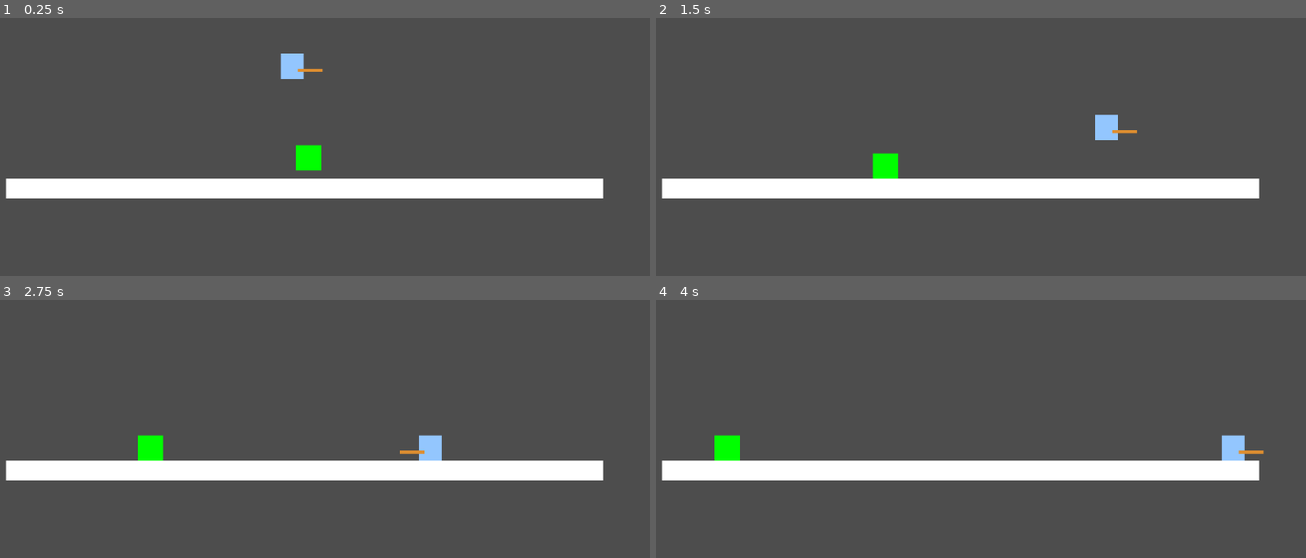
Above: before the commit, frames 1-4 (two rows, left to right).
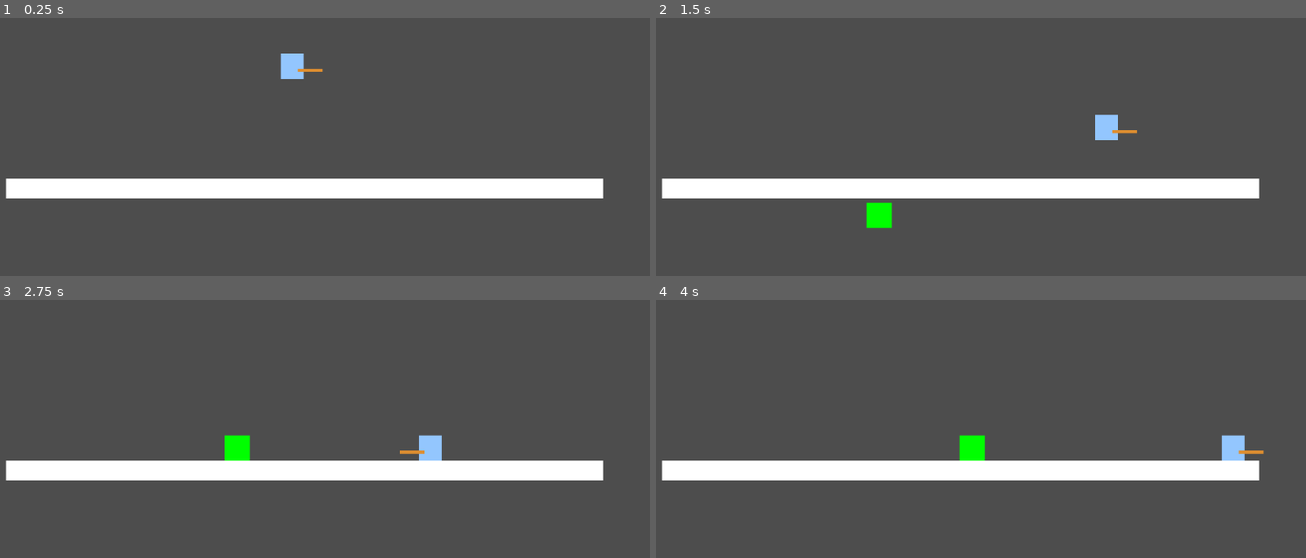
Above: after the commit, the same moments.

Repository: mlan225/NetherDeeper
Game: Godot game, scene res://scenes/dev_room.tscn
The game is run twice, just before and just after one commit, with the same random seed, the same clock (stepped at 60 frames per second) and the same inputs.
Inputs:
- Up to frame 1 (0.25 s): no input
- Up to frame 2 (1.5 s): hold D (right) from 0.53 s (still down); tap Space (jump) at 0.77 s
- Up to frame 3 (2.75 s): tap Space (jump) at 1.52 s; release D (right) at 2.03 s; hold A (left) from 2.03 s (still down)
- Up to frame 4 (4 s): release A (left) at 2.78 s; hold D (right) from 2.78 s (still down); tap Space (jump) at 3.02, 3.77 s

The runs differ from the first frame. In frame 1, 0.4% of the frame differs, in the area x 45-50%, y 49-60%; in frame 2, 0.8%, in the area x 32-38%, y 52-82%; in frame 3, 0.8%; in frame 4, 0.8%.

Commit message:
Complete slime spawner and in progress player damage

Diff:
--- /dev/null
+++ b/components/enemy/enemy_hitbox_component.gd
@@ -0,0 +1,9 @@
+class_name EnemyHitboxComponent
+extends Node
+
+@export_group("Nodes")
+@export var hitbox: Area2D
+
+func _ready() -> void:
+	if hitbox != null:
+		hitbox.add_to_group("enemy/hitbox")
--- a/components/enemy/enemy_hurtbox_component.gd
+++ b/components/enemy/enemy_hurtbox_component.gd
@@ -14,5 +14,4 @@
 
 func _on_hurt_area_entered(area: Area2D):
 	if area.is_in_group("player/hitbox"):
-		#TODO: Temp death mechanic, will replace with more functionality
-		enemy.queue_free()
+		enemy.Die()
--- a/components/enemy/slime_spawner.gd
+++ b/components/enemy/slime_spawner.gd
@@ -3,10 +3,12 @@
 
 @export_category("Settings")
 @export_group("Enemy")
-@export var slime: PackedScene
+@export var slime_scene: PackedScene
 @export_group("SpawnBounds")
-@export var left_bound: Node2D
-@export var right_bound: Node2D
+@export var left_boundry: Area2D
+@export var right_boundry: Area2D
+#Slime will begin rising after spawn, only moves once reaching end of rise
+@export var scene_floor: StaticBody2D
 @export_group("Spawner Settings")
 @export var max_spawn_count: int = 10
 @export var respawn_time: float = 0.9
@@ -36,4 +38,21 @@
 	slime_spawn_timer.stop()
 
 func _on_spawn_timer_timeout():
-	print("0.5 seconds passed! Restarting...")
+	SpawnSlime()
+
+func SpawnSlime() -> void:
+	if current_spawn_count < max_spawn_count:
+		#increment the slime spawn count
+		current_spawn_count += 1
+
+		var slime: CharacterBody2D = slime_scene.instantiate()
+		#adding padding to the boundary x values to prevent spawning on them
+		var slime_spawn_pos_x: float = randi_range(left_boundry.global_position.x + 50, right_boundry.global_position.x - 50)
+		slime.position = Vector2(slime_spawn_pos_x, scene_floor.global_position.y + 100)
+
+		slime.has_died.connect(_on_slime_died)
+
+		get_tree().current_scene.add_child(slime)
+
+func _on_slime_died() -> void:
+	current_spawn_count -= 1
--- /dev/null
+++ b/components/player/player_hurtbox_component.gd
@@ -0,0 +1,16 @@
+class_name PlayerHurtBoxComponent
+extends Node
+
+@export_group("Nodes")
+@export var player: CharacterBody2D
+@export var player_hurt_area: Area2D
+
+func _ready() -> void:
+	if player_hurt_area:
+		player_hurt_area.area_entered.connect(_on_hurt_area_entered)
+	else:
+		push_warning("HurtboxComponent: HurtboxComponent: No Area2D assigned to 'player_hurt_area'")
+
+func _on_hurt_area_entered(area: Area2D):
+	if area.is_in_group("enemy/hitbox"):
+		print("player has been hit! [Player weapon hurtbox is temporarily disabled for testing]")
--- a/components/player/player_weapon_hurtbox_component.gd
+++ b/components/player/player_weapon_hitbox_component.gd
@@ -1,7 +1,7 @@
 extends Node
-class_name PlayerWeaponHurtboxComponent
+class_name PlayerWeaponHitboxComponent
 
-@export_subgroup("Nodes")
+@export_group("Nodes")
 @export var hitbox: Area2D
 
 func _ready() -> void:
--- a/components/player/test_weapon.tscn
+++ b/components/player/test_weapon.tscn
@@ -1,6 +1,6 @@
 [gd_scene format=3 uid="uid://1yswnglxw61s"]
 
-[ext_resource type="Script" uid="uid://ddjksoo7pswlc" path="res://components/player/player_weapon_hurtbox_component.gd" id="1_m1hkl"]
+[ext_resource type="Script" uid="uid://ddjksoo7pswlc" path="res://components/player/player_weapon_hitbox_component.gd" id="1_m1hkl"]
 
 [sub_resource type="RectangleShape2D" id="RectangleShape2D_i58ob"]
 size = Vector2(33, 9)
@@ -13,6 +13,7 @@
 color = Color(0.87148964, 0.5573097, 0.18970126, 1)
 
 [node name="Hitbox" type="Area2D" parent="." unique_id=1260920994]
+process_mode = 4
 collision_layer = 8
 collision_mask = 4
 
@@ -20,7 +21,7 @@
 position = Vector2(25.5, 2.5)
 shape = SubResource("RectangleShape2D_i58ob")
 
-[node name="PlayerWeaponHurtboxComponent" type="Node" parent="." unique_id=1014165921 node_paths=PackedStringArray("hitbox")]
+[node name="PlayerWeaponHitboxComponent" type="Node" parent="." unique_id=85132480 node_paths=PackedStringArray("hitbox")]
 script = ExtResource("1_m1hkl")
 hitbox = NodePath("../Hitbox")
 metadata/_custom_type_script = "uid://ddjksoo7pswlc"
--- a/enemy/slime/slime.gd
+++ b/enemy/slime/slime.gd
@@ -6,13 +6,35 @@
 
 var direction: int
 
+var _is_rising: bool = true
+var _rising_start_y_coord: float
+var _rising_stop_y_coord: float
+
+signal has_died
+
 func _ready() -> void:
 	add_to_group("enemy")
 	#Generate either 0 or 1 and then * 2 -1 to get either -1 or 1
 	direction = randi_range(0, 1) * 2 - 1
+	RiseFromGround()
 
 func _physics_process(delta: float) -> void:
-	gravityComponent.apply_gravity(delta)
-	velocity.x = direction * speed
+	#Slime movement if not rising
+	if not _is_rising:
+		gravityComponent.apply_gravity(delta)
+		velocity.x = direction * speed
 
+	#may want to handle the move and slide differently so it does not run when not needed
 	move_and_slide()
+
+func RiseFromGround() -> void:
+	var tween := create_tween()
+	tween.tween_property(self, "position:y", position.y - 140, 2.0)
+	tween.finished.connect(_on_rise_complete)
+
+func _on_rise_complete() -> void:
+	_is_rising = false
+
+func Die() -> void:
+	has_died.emit()
+	queue_free()
--- a/enemy/slime/slime.tscn
+++ b/enemy/slime/slime.tscn
@@ -3,12 +3,16 @@
 [ext_resource type="Script" uid="uid://cl2hwdgwjs00s" path="res://enemy/slime/slime.gd" id="1_afspt"]
 [ext_resource type="Script" uid="uid://8ftkkhnrmuuw" path="res://components/shared/gravity_component.gd" id="1_ci0n5"]
 [ext_resource type="Script" uid="uid://cjjfhvtqgv50b" path="res://components/enemy/enemy_hurtbox_component.gd" id="3_lkvfe"]
+[ext_resource type="Script" uid="uid://dwk2twd4ubw2k" path="res://components/enemy/enemy_hitbox_component.gd" id="4_ngdgp"]
 
 [sub_resource type="RectangleShape2D" id="RectangleShape2D_afspt"]
 size = Vector2(40, 40)
 
 [sub_resource type="RectangleShape2D" id="RectangleShape2D_lkvfe"]
 size = Vector2(50, 52)
+
+[sub_resource type="RectangleShape2D" id="RectangleShape2D_ngdgp"]
+size = Vector2(28.76762, 34.357983)
 
 [node name="Slime" type="CharacterBody2D" unique_id=2070157828]
 collision_layer = 4
@@ -36,8 +40,22 @@
 position = Vector2(20, 20)
 shape = SubResource("RectangleShape2D_lkvfe")
 
+[node name="Hitbox" type="Area2D" parent="." unique_id=992848096]
+collision_layer = 64
+collision_mask = 32
+
+[node name="CollisionShape2D" type="CollisionShape2D" parent="Hitbox" unique_id=1857212387]
+position = Vector2(20.073177, 20.252396)
+scale = Vector2(1.3853649, 1.1495204)
+shape = SubResource("RectangleShape2D_ngdgp")
+
 [node name="EnemyHurtboxComponent" type="Node" parent="." unique_id=1416692102 node_paths=PackedStringArray("enemy", "enemy_hurt_area")]
 script = ExtResource("3_lkvfe")
 enemy = NodePath("..")
 enemy_hurt_area = NodePath("../HurtBox")
 metadata/_custom_type_script = "uid://cjjfhvtqgv50b"
+
+[node name="EnemyHitboxComponent" type="Node" parent="." unique_id=1199398538 node_paths=PackedStringArray("hitbox")]
+script = ExtResource("4_ngdgp")
+hitbox = NodePath("../Hitbox")
+metadata/_custom_type_script = "uid://dwk2twd4ubw2k"
--- a/player/test_player/player.tscn
+++ b/player/test_player/player.tscn
@@ -5,9 +5,13 @@
 [ext_resource type="Script" uid="uid://dhdob6tcv8tu4" path="res://components/player/movement_component.gd" id="3_55wyy"]
 [ext_resource type="Script" uid="uid://chth5otgebyeo" path="res://components/player/jump_component.gd" id="4_4ejnq"]
 [ext_resource type="PackedScene" uid="uid://1yswnglxw61s" path="res://components/player/test_weapon.tscn" id="5_7qp7k"]
+[ext_resource type="Script" uid="uid://c1p5tl4d4hd3n" path="res://components/player/player_hurtbox_component.gd" id="6_p0xxn"]
 
 [sub_resource type="RectangleShape2D" id="RectangleShape2D_cw0bw"]
 size = Vector2(34, 39)
+
+[sub_resource type="RectangleShape2D" id="RectangleShape2D_p0xxn"]
+size = Vector2(32, 36)
 
 [node name="player" type="CharacterBody2D" unique_id=1470495087]
 collision_layer = 2
@@ -48,3 +52,17 @@
 script = ExtResource("4_4ejnq")
 player = NodePath("..")
 metadata/_custom_type_script = "uid://chth5otgebyeo"
+
+[node name="PlayerHurtBoxComponent" type="Node" parent="." unique_id=1669903285 node_paths=PackedStringArray("player", "player_hurt_area")]
+script = ExtResource("6_p0xxn")
+player = NodePath("..")
+player_hurt_area = NodePath("../Hurtbox")
+metadata/_custom_type_script = "uid://c1p5tl4d4hd3n"
+
+[node name="Hurtbox" type="Area2D" parent="." unique_id=1716426101]
+collision_layer = 32
+collision_mask = 64
+
+[node name="CollisionShape2D" type="CollisionShape2D" parent="Hurtbox" unique_id=21323963]
+position = Vector2(18, 20)
+shape = SubResource("RectangleShape2D_p0xxn")
--- a/project.godot
+++ b/project.godot
@@ -43,7 +43,10 @@
 2d_physics/layer_1="Environment"
 2d_physics/layer_2="Player"
 2d_physics/layer_3="Enemy"
-2d_physics/layer_4="PlayerWeapon"
+2d_physics/layer_4="PlayerHitbox"
+2d_physics/layer_5="EnemyHurtbox"
+2d_physics/layer_6="PlayerHurtbox"
+2d_physics/layer_7="EnemyHitbox"
 
 [physics]
 
--- a/scenes/dev_room.tscn
+++ b/scenes/dev_room.tscn
@@ -56,14 +56,16 @@
 [node name="player" parent="." unique_id=1470495087 instance=ExtResource("1_p6lu6")]
 position = Vector2(480, 247)
 
-[node name="Slime" parent="." unique_id=2070157828 instance=ExtResource("2_4napq")]
-position = Vector2(579, 392)
-
 [node name="SpawnManagerComponent" type="Node" parent="." unique_id=188893678 node_paths=PackedStringArray("slime_spawner")]
 script = ExtResource("4_ynnkj")
 slime_spawner = NodePath("../SlimeSpawner")
 metadata/_custom_type_script = "uid://dse1rg3m5bcq0"
 
-[node name="SlimeSpawner" type="Node" parent="." unique_id=1944092177]
+[node name="SlimeSpawner" type="Node" parent="." unique_id=1944092177 node_paths=PackedStringArray("left_boundry", "right_boundry", "scene_floor")]
 script = ExtResource("5_7lvt2")
+slime_scene = ExtResource("2_4napq")
+left_boundry = NodePath("../Floor/LeftBoundry")
+right_boundry = NodePath("../Floor/RightBoundry")
+scene_floor = NodePath("../Floor")
+max_spawn_count = 1
 metadata/_custom_type_script = "uid://cydnpnmmti1bf"
Not shown, added: components/enemy/enemy_hitbox_component.gd.uid
Not shown, added: components/player/player_hurtbox_component.gd.uid
Renamed: components/player/player_weapon_hurtbox_component.gd.uid -> components/player/player_weapon_hitbox_component.gd.uid
